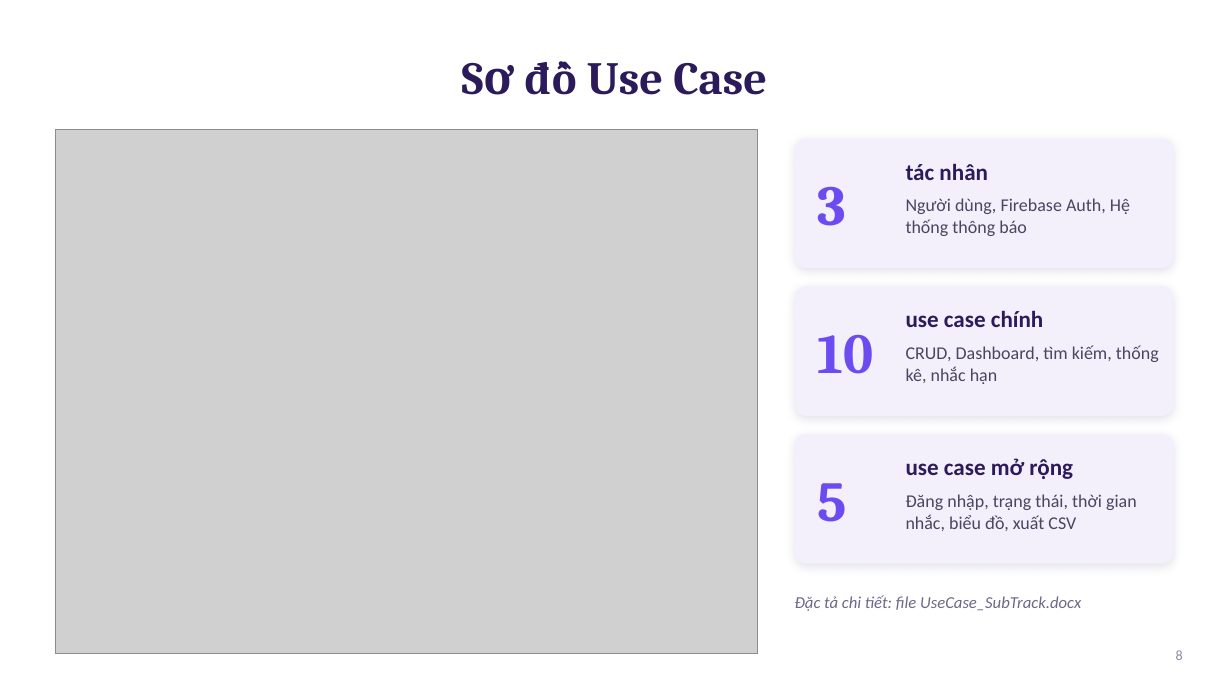
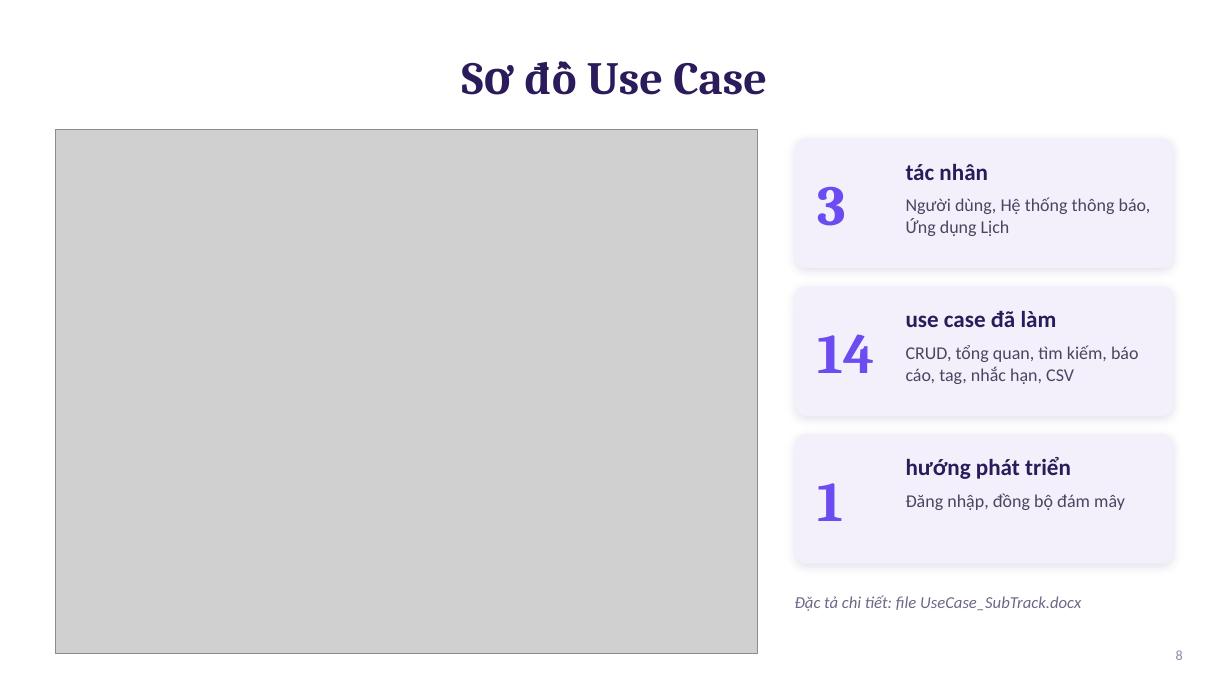
Before and after one commit to nkhhieu123/ltdd, a slide deck: slide 8 of docs/SubTrack_GioiThieuDeTai.pptx. Drawn at 1232x693 pixels with LibreOffice and Linux fonts; fonts in the diff are those of the drawing; grey boxes stand for pictures. Boxes give left, top, right and bottom in pixels: in the first picture for what was removed or moved away, otherwise in the second. Text is boxed around its words. In the diff, an @@ line names an element or a change of style, - is before the commit and + after.

Commit message:
Cập nhật slide và tài liệu Use Case cho khớp với app: Kotlin/Compose/SQLite, Use Case mới, đặc tả đúng luồng, sửa thông tin khảo sát

```diff
--- a/docs/SubTrack_GioiThieuDeTai.pptx
+++ b/docs/SubTrack_GioiThieuDeTai.pptx
@@ text at (906,197,1151,236): text changed @@
-Người dùng, Firebase Auth, Hệ thống thông báo
+Người dùng, Hệ thống thông báo, Ứng dụng Lịch
@@ text at (906,310,1057,327): text changed @@
-use case chính
+use case đã làm
@@ text at (818,334,875,373): text changed @@
-10
+14
@@ text at (906,345,1139,384): text changed @@
-CRUD, Dashboard, tìm kiếm, thống kê, nhắc hạn
+CRUD, tổng quan, tìm kiếm, báo cáo, tag, nhắc hạn, CSV
@@ text at (906,457,1071,479): text changed @@
-use case mở rộng
+hướng phát triển
@@ text at (818,483,844,521): text changed @@
-5
+1
@@ text at (906,493,1125,510): text changed @@
-Đăng nhập, trạng thái, thời gian nhắc, biểu đồ, xuất CSV
+Đăng nhập, đồng bộ đám mây
```
Also in this commit, not shown: 6 other slides changed, 1 other file.
